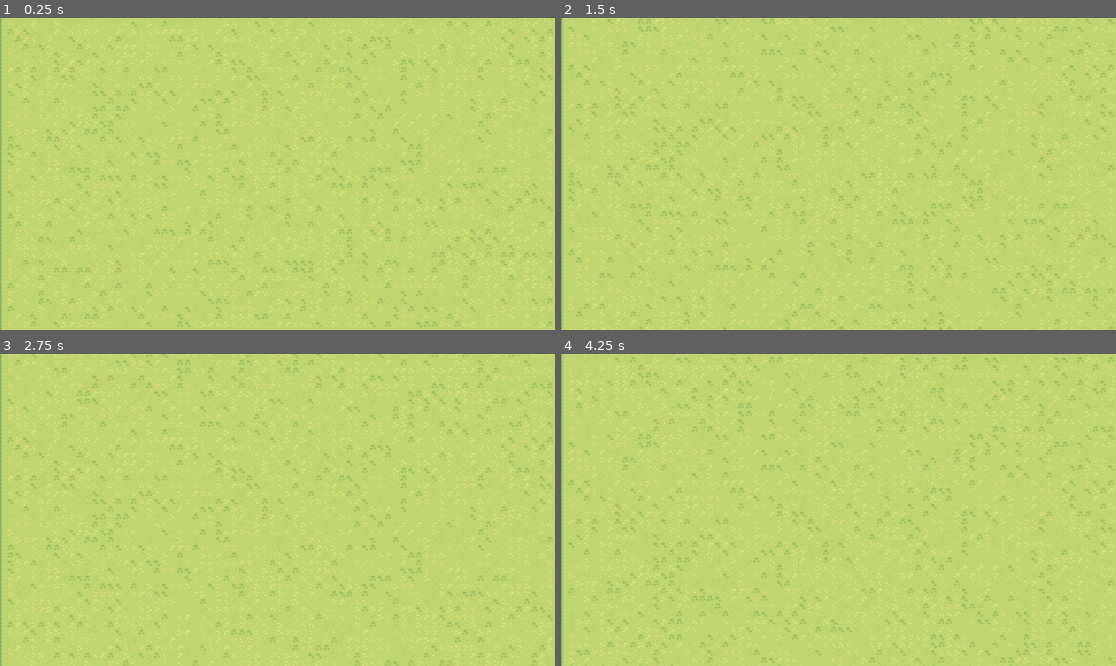
Above: before the commit, frames 1-4 (two rows, left to right).
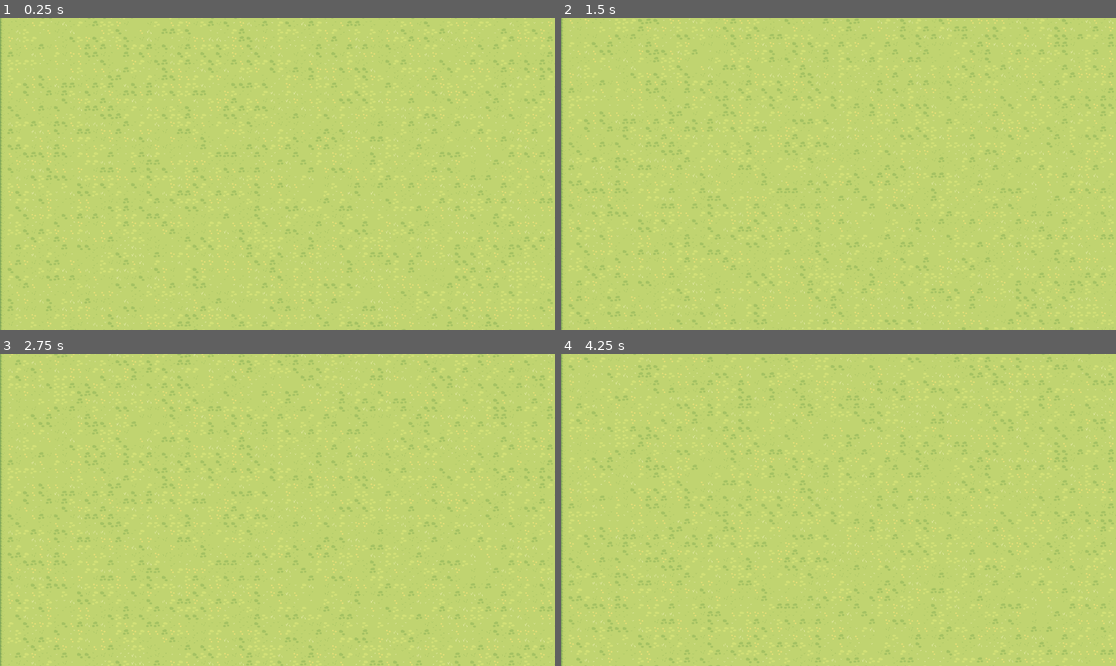
Above: after the commit, the same moments.

Repository: cbwhickstein/Mini-Jame-Gam-29
Game: Godot game, scene res://Scenes/background.tscn
The game is run twice, just before and just after one commit, with the same random seed, the same clock (stepped at 60 frames per second) and the same inputs. This scene is started directly instead of the project's main scene.
Inputs:
- Up to frame 1 (0.25 s): no input
- Up to frame 2 (1.5 s): no input
- Up to frame 3 (2.75 s): no input
- Up to frame 4 (4.25 s): no input

The runs differ from the first frame. In frame 1, 8.0% of the frame differs, in the area x 0-100%, y 0-100%; in frame 2, 8.1%; in frame 3, 8.0%; in frame 4, 8.2%, in the area x 1-100%, y 0-100%.

Commit message:
now the background can scroll indefinetly

Diff:
--- a/game/scripts/background.gd
+++ b/game/scripts/background.gd
@@ -20,7 +20,7 @@
 # Called when the node enters the scene tree for the first time.
 func _ready():
 	# sets the initial map
-	for h in range(-map_height, 0):
+	for h in range(0, -map_height, -1):
 		row_list.push_front([])
 		for w in range(0, map_width):
 			var current_pos = Vector2i(w, h)
